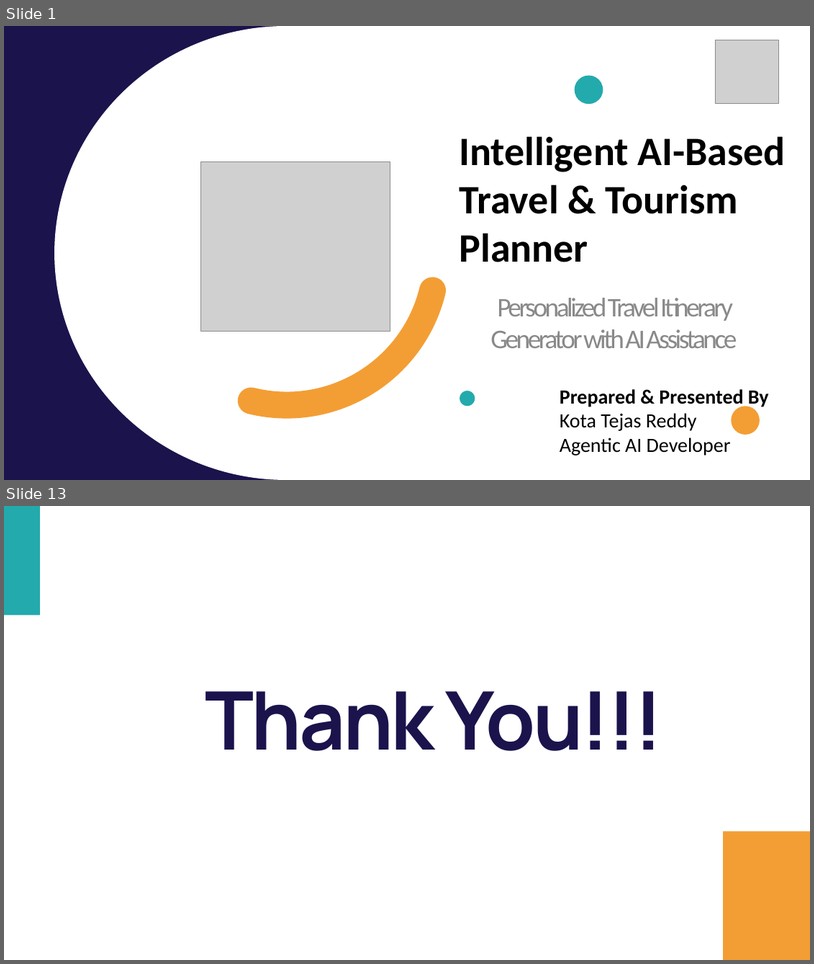
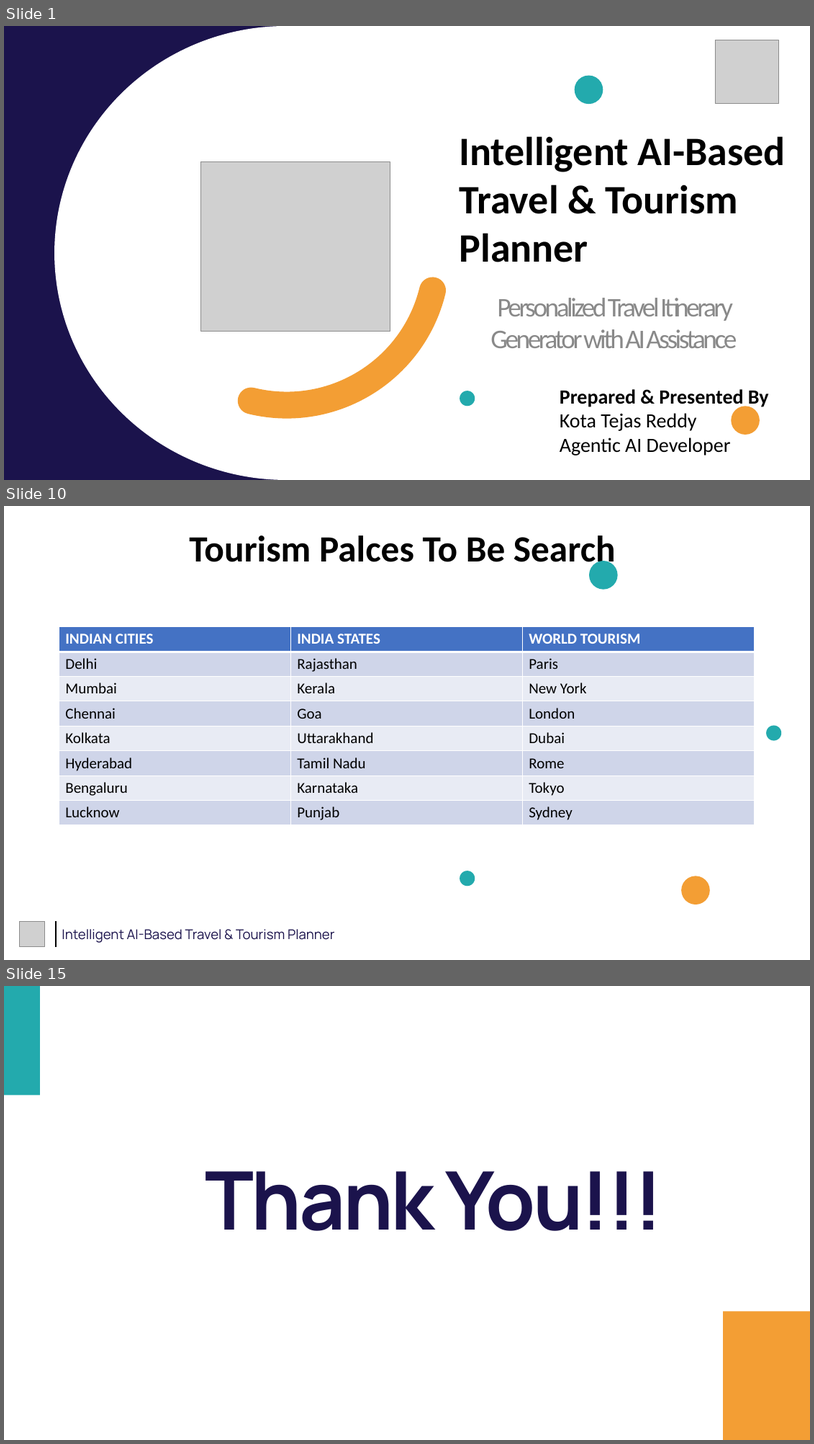
Before and after one commit to tejasreddy-9/Travel-planer, a slide deck: Intiligent AI-Based Travel & Tourism Planner.pptx. Shown one above the other, each under a label of ours: slides 1 and 13 before the commit, slides 1, 10 and 15 after it; the slides between them are not shown. The pictures are 814x964 and 814x1444 pixels, drawn with LibreOffice and Linux fonts; fonts in the diff are those of the drawing; grey boxes stand for pictures. Boxes give left, top, right and bottom in pixels: in the first picture for what was removed or moved away, otherwise in the second. Text is boxed around its words. In the diff, an @@ line names an element or a change of style, - is before the commit and + after.

```diff
--- a/Intiligent AI-Based Travel & Tourism Planner.pptx
+++ b/Intiligent AI-Based Travel & Tourism Planner.pptx
@@ slide 10 added at bbox=[4, 506, 810, 960], background #FFFFFF @@
@@ title added at bbox=[189, 536, 616, 570], 44 pt, text #000000, bold @@
+Tourism Palces To Be Search
@@ ellipse added at bbox=[589, 561, 618, 590], fill #23AAAD @@
@@ table added at bbox=[59, 627, 755, 824], 8 rows, 3 columns @@
+INDIAN CITIES | INDIA STATES | WORLD TOURISM
+Delhi | Rajasthan | Paris
+Mumbai | Kerala | New York
+Chennai | Goa | London
+Kolkata | Uttarakhand | Dubai
+Hyderabad | Tamil Nadu | Rome
+Bengaluru | Karnataka | Tokyo
+Lucknow | Punjab | Sydney
@@ ellipse added at bbox=[767, 725, 782, 740], fill #23AAAD @@
@@ ellipse added at bbox=[460, 871, 476, 886], fill #23AAAD @@
@@ ellipse added at bbox=[682, 875, 710, 904], fill #F39E34 @@
@@ picture added at bbox=[19, 921, 44, 947] @@
@@ line added from (56, 921) to (56, 947), #000000 1.5 pt @@
@@ text added at bbox=[62, 929, 335, 942], 16 pt, text #1B134C @@
+Intelligent AI-Based Travel & Tourism Planner
@@ what was slide 13 is now slide 15 @@
```
Also in this commit, not shown: 4 slides changed, 1 other slide added.
